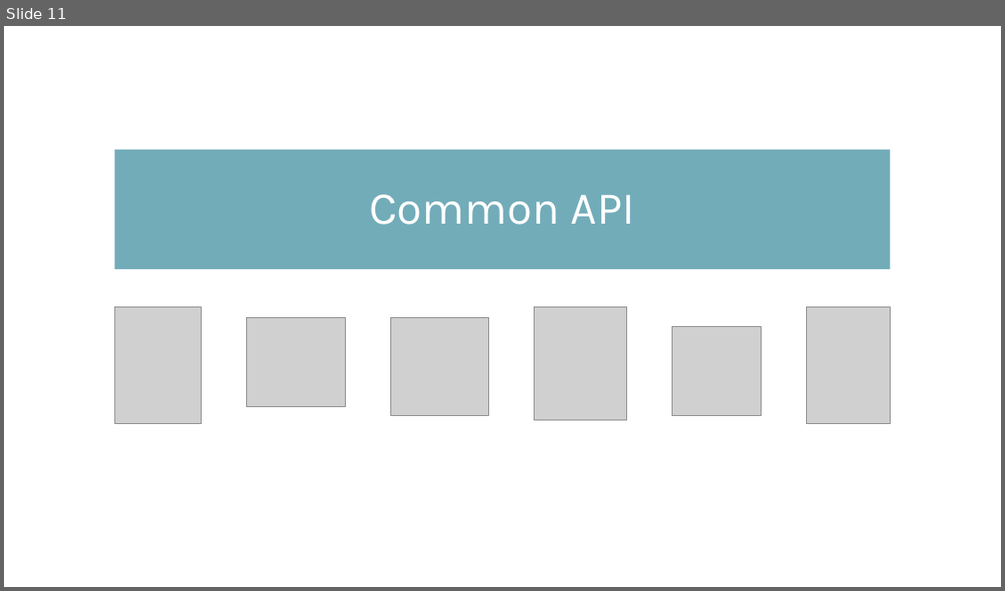
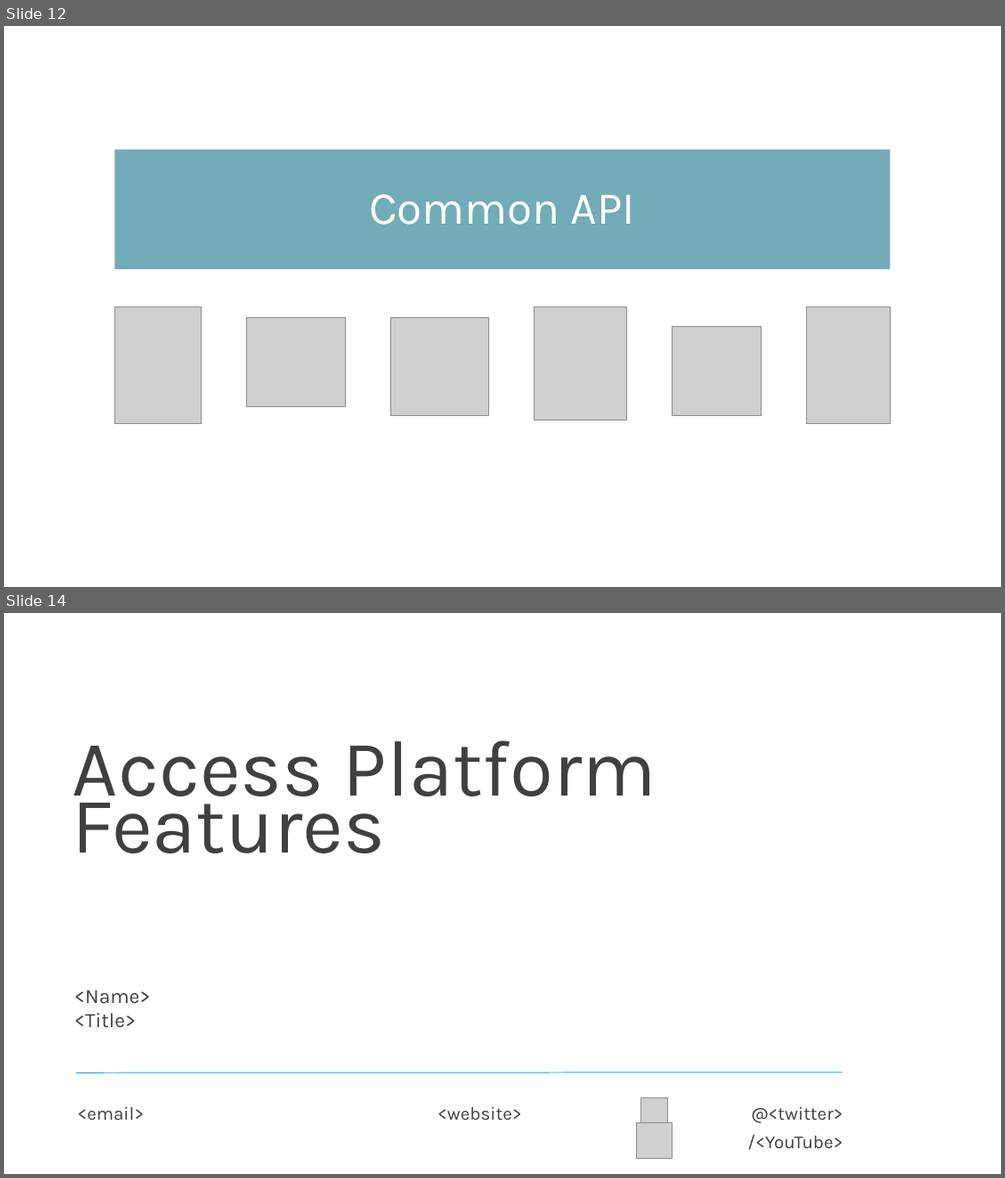
Before and after one commit to dotnet-presentations/dotnet-maui-workshop, a slide deck: Slides/Workshop4 - Accessing Platform Features.pptx. Shown one above the other, each under a label of ours: slide 11 before the commit, slides 12 and 14 after it; the slides between them are not shown. The pictures are 1005x591 and 1005x1178 pixels, drawn with LibreOffice and Linux fonts; fonts in the diff are those of the drawing; grey boxes stand for pictures; background and template pictures are left out. Boxes give left, top, right and bottom in pixels: in the first picture for what was removed or moved away, otherwise in the second. Text is boxed around its words. In the diff, an @@ line names an element or a change of style, - is before the commit and + after.

```diff
--- a/Slides/Workshop4 - Accessing Platform Features.pptx
+++ b/Slides/Workshop4 - Accessing Platform Features.pptx
@@ slide 14 added at (4,613,1001,1174), background #FFFFFF @@
@@ text added at (73,740,656,853), 76.5 pt, text #404040 @@
+Access Platform Features
@@ text added at (74,989,150,1028), 19.6 pt, text #404040 @@
+<Name>
+<Title>
@@ line added from (77, 1073) to (842, 1072), #16ACEE 0.85 pt @@
@@ text added at (78,1107,145,1119), 17.6 pt, text #404040 @@
+<email>
@@ text added at (437,1107,521,1120), 17.6 pt, text #404040 @@
+<website>
@@ picture added at (641,1097,668,1125) @@
@@ text added at (747,1107,842,1150), 17.6 pt, text #404040 @@
+@<twitter>
+/<YouTube>
@@ picture added at (637,1123,672,1159) @@
@@ what was slide 11 is now slide 12 @@
```
Also in this commit, not shown: 3 slides changed, 1 other slide added, 5 other files.
